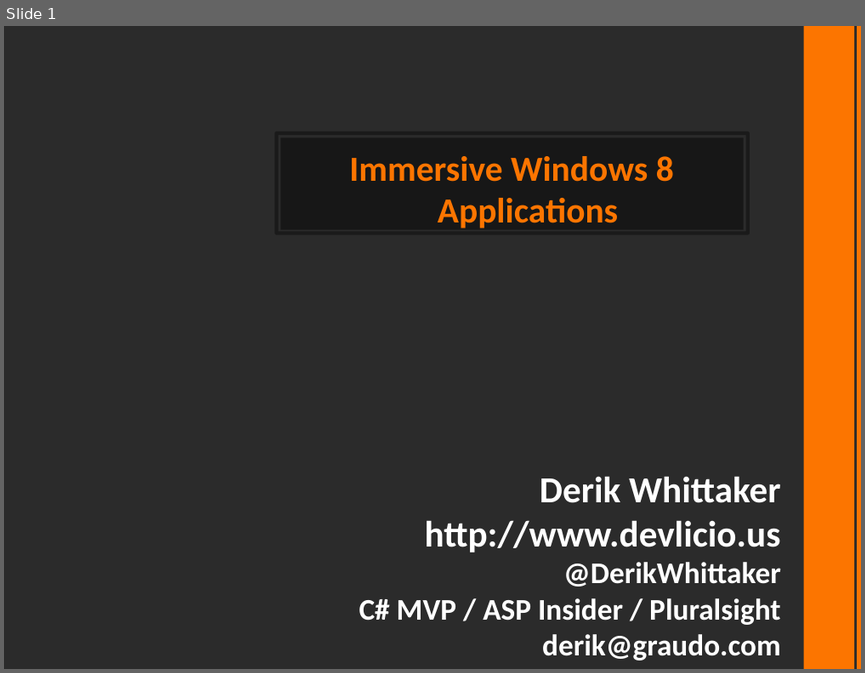
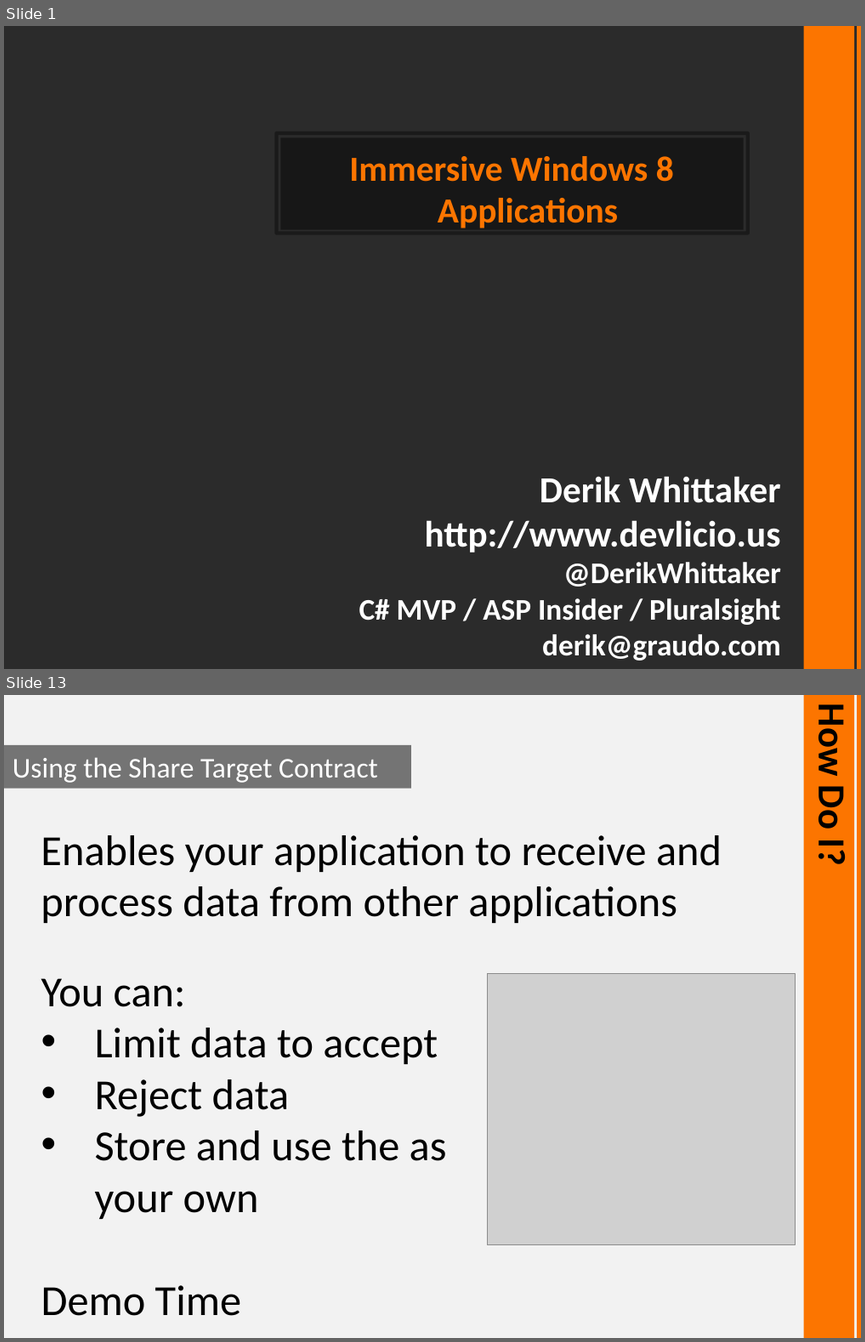
Before and after one commit to derikwhittaker/Demo.CodeContracts, a slide deck: Demo.CodeContracts.pptx. Shown one above the other, each under a label of ours: slide 1 before the commit, slides 1 and 13 after it; the slides between them are not shown. The pictures are 865x673 and 865x1342 pixels, drawn with LibreOffice and Linux fonts; fonts in the diff are those of the drawing; grey boxes stand for pictures; background and template pictures are left out; a plain dark background stands for a picture behind light text. Boxes give left, top, right and bottom in pixels: in the first picture for what was removed or moved away, otherwise in the second. Text is boxed around its words. In the diff, an @@ line names an element or a change of style, - is before the commit and + after.

```diff
--- a/Demo.CodeContracts.pptx
+++ b/Demo.CodeContracts.pptx
@@ slide 13 added at [4, 695, 861, 1338], background #F2F2F2; not listed: 2 template elements that a slide beside it also shows @@
@@ text added at [808, 710, 855, 865], 32 pt, text #000000, bold @@
+How Do I?
@@ rectangle added at [4, 744, 411, 788], fill #0D0D0D at 55% opacity, 24 pt, text #FFFFFF @@
+Using the Share Target Contract
@@ text added at [41, 835, 721, 923], 36 pt, text #000000 @@
+Enables your application to receive and process data from other applications
@@ picture added at [488, 974, 794, 1245] @@
@@ text added at [41, 978, 447, 1315], 36 pt, text #000000 @@
+You can:
+• Limit data to accept
+• Reject data
+• Store and use the as your own
+Demo Time
```
Also in this commit, not shown: 6 slides changed, 7 other slides added, 1 slide removed, 6 other files.
